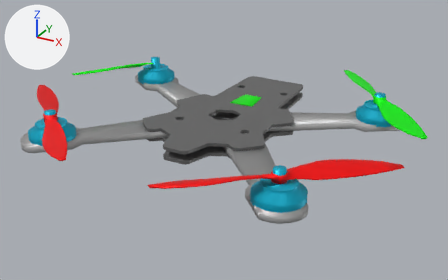
An edit to the glTF model frontend/models/quad_x.gltf, drawn before and after from the same camera.
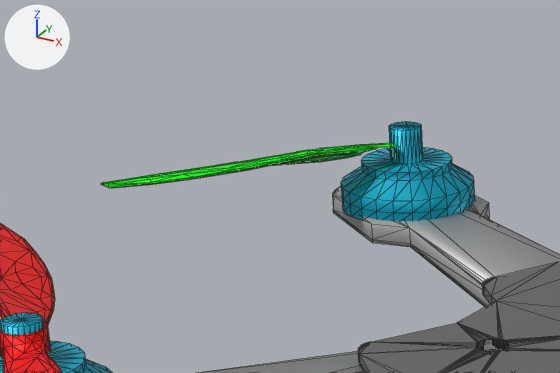
The first picture shows the older version from a 50 mm camera at (5.9, -10.67, 4.91) aimed at (0.27, -0.43, -0.21). The close-ups show the older and then the newer version on the part from 10% to 44% of the width and 8% to 45% of the height of that picture. Only the edits that show in the close-ups are written down. Every picture has the same lights, and +X, +Y and +Z are marked at upper left. The close-ups show mesh edges as thin lines. Where no turn or scale is listed for an object, it has been applied to the vertices. Vertices at exactly the same position are counted once.

The older version as bpy lines, for what is in view:
```python
me_body_part_4 = bpy.data.meshes.new('body_part_4')
me_body_part_4.from_pydata(...)  # 336 vertices, 664 faces; spans x -3.37..2.97, y -3.14..2.13, z -0.07..0.07
me_body_part_4.materials.append(mat_material_003)
me_mesh_prop_front_left = bpy.data.meshes.new('mesh_prop_front_left')
me_mesh_prop_front_left.from_pydata(...)  # 118 vertices, 215 faces; spans x -1.27..0.04, y -1.67..-0.06, z -0.07..0.11
me_mesh_prop_front_left.materials.append(mat_material_002)
me_mesh_prop_rear_left = bpy.data.meshes.new('mesh_prop_rear_left')
me_mesh_prop_rear_left.from_pydata(...)  # 325 vertices, 650 faces; spans x -1.58..1.58, y -1.39..1.39, z -0.11..0.08
me_mesh_prop_rear_left.materials.append(mat_material_005)
ob_body_part_4 = bpy.data.objects.new('body_part_4', me_body_part_4)
ob_body_part_4.location = (0.0, 0.0, 0.0)
ob_prop_front_left = bpy.data.objects.new('prop_front_left', me_mesh_prop_front_left)
ob_prop_front_left.location = (-2.777, 1.575, 0.449)
ob_prop_rear_left = bpy.data.objects.new('prop_rear_left', me_mesh_prop_rear_left)
ob_prop_rear_left.location = (-2.462, -2.453, 0.47)
# also in view: 'body_part_9' at (-0.16, -0.51, 0.32); 'body_part_5' at (0.04, 0.39, 0.11); 'body_part_3' at (-2.47, -2.45, 0.32); 'body_part_6' at (-1.76, -1.74, 0.0)
```
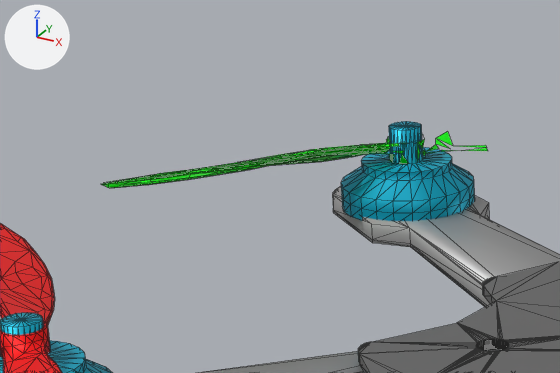
Where the newer file only moved an object's origin or applied its transform, the numbers keep the older frame.

Location of each change, (x1, y1, x2, y2) in pixels of the close-ups (560 x 373 px; the box of a moved part takes in the faces that stretch with it):
'prop_front_left', reshaped (30% wider, 23% taller)
    before: (101, 142, 399, 188)
    after: (101, 131, 488, 188)
part 1 of me_mesh_prop_front_left, moved or reshaped
    before: (101, 142, 391, 185)
    after: (339, 131, 488, 164)

Diff of the bpy script that builds the scene:
```diff
--- a/frontend/models/quad_x.gltf.py
+++ b/frontend/models/quad_x.gltf.py
@@ me_mesh_prop_front_left @@
 # used by ob_prop_front_left; location = (-2.777, 1.575, 0.449)
-me_mesh_prop_front_left.from_pydata(...)  # 118 vertices, 215 faces; spans x -1.27..0.04, y -1.67..-0.06, z -0.07..0.11
+me_mesh_prop_front_left.from_pydata(...)  # 211 vertices, 215 faces; spans x -1.27..0.42, y -1.67..0.41, z -0.08..0.11
+# me_mesh_prop_front_left part 1
+# 70 faces are deleted
+# 93 vertices are added at x -0.24..0.42, y -0.22..0.41, z -0.08..0.06
+# 70 new faces join them
 me_mesh_prop_front_left.materials.append(mat_material_002)
```
